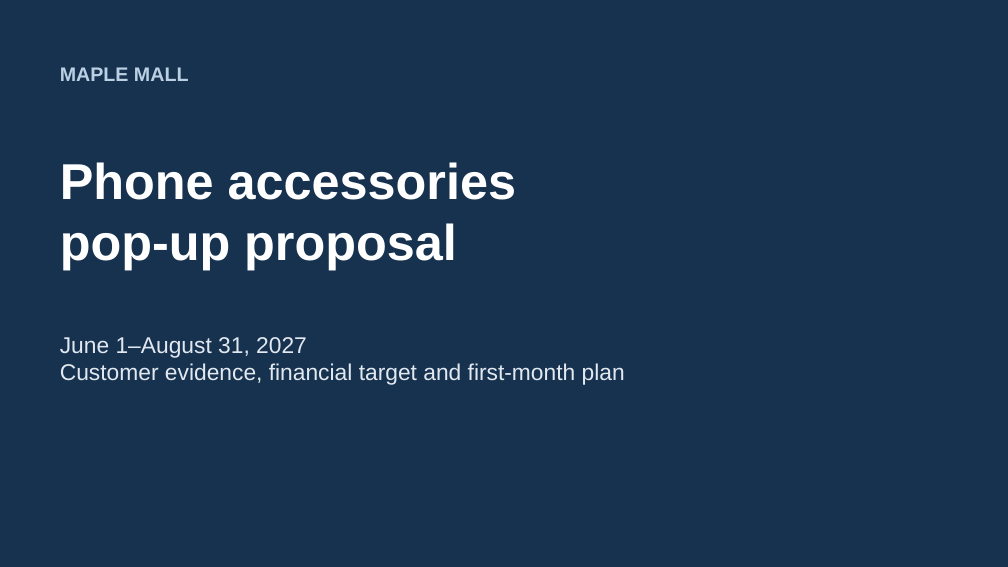
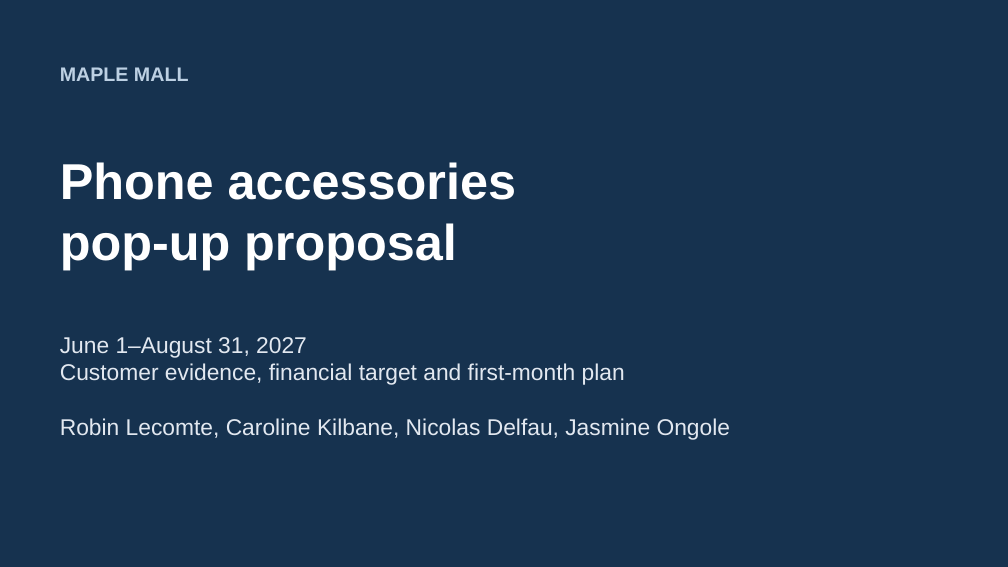
Before and after one commit to HruthikKommuru/CWRU-midterm-PS-D, a slide deck: slide 1 of final/phone_accessories_team_presentation_updated.pptx. Drawn at 1008x567 pixels with LibreOffice and Linux fonts; fonts in the diff are those of the drawing. Boxes give left, top, right and bottom in pixels: in the first picture for what was removed or moved away, otherwise in the second. Text is boxed around its words. In the diff, an @@ line names an element or a change of style, - is before the commit and + after.

```diff
--- a/final/phone_accessories_team_presentation_updated.pptx
+++ b/final/phone_accessories_team_presentation_updated.pptx
@@ text at box(60, 418, 731, 440): paragraph added @@
+Robin Lecomte, Caroline Kilbane, Nicolas Delfau, Jasmine Ongole
```
